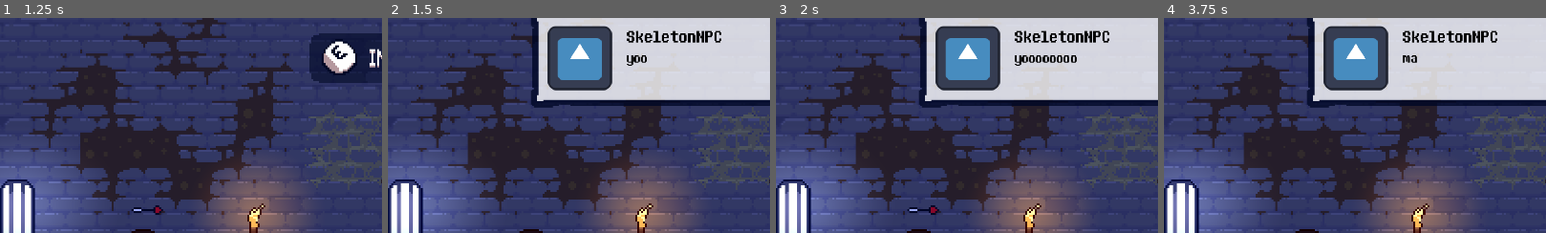
Above: before the commit, frames 1-4 (left to right).
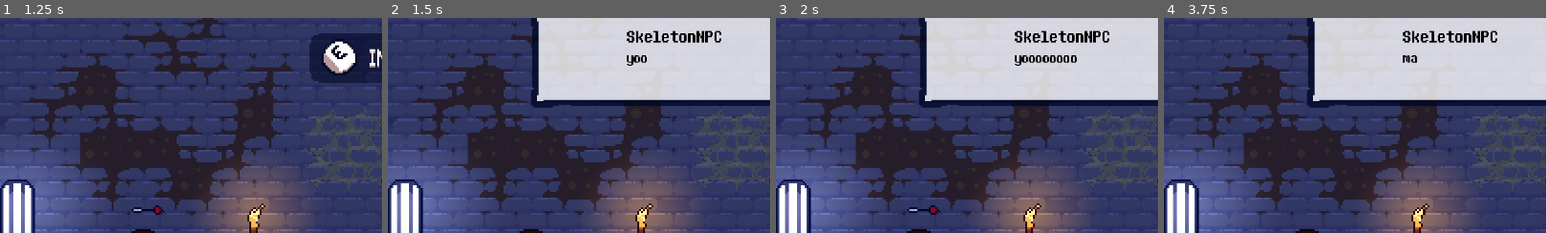
Above: after the commit, the same moments.

Repository: Lukko-Digital/You-Made-The-Dungeon
Game: Godot game, scene res://scenes/level1.tscn
The game is run twice, just before and just after one commit, with the same random seed, the same clock (stepped at 60 frames per second) and the same inputs. The engine's default icon, where the game draws it, is replaced by a stand-in: a white triangle on a blue panel in a dark square.
Inputs:
- Up to frame 1 (1.25 s): hold D (right) from 0.53 s (still down); tap E (interact) at 0.6 s; tap Space (jump) at 0.77 s
- Up to frame 2 (1.5 s): keep holding D (right); tap E (interact) at 1.35 s
- Up to frame 3 (2 s): keep holding D (right); tap Space (jump) at 1.52 s
- Up to frame 4 (3.75 s): release D (right) at 2.03 s; hold A (left) 2.03-2.78 s; tap E (interact) at 2.1, 2.85, 3.6 s; hold D (right) from 2.78 s (still down); tap Space (jump) at 3.02 s
The pictures show only the part of the screen within x 0-50%, y 10-60%; the shares and areas given below are measured in that part.

Frame 1 is identical in both runs. In frame 2, 5.0% of the frame differs, in the area x 41-59%, y 3-34%; in frame 3, 5.0%; in frame 4, 5.0%.
Error in both runs: Invalid assignment of property or key 'parameters/conditions/not_shot' with value of type 'bool' on a base object of type 'AnimationTree'. (res://scripts/playe…

Commit message:
dialogue portrait changes with the speaker

Diff:
--- a/scenes/ui.tscn
+++ b/scenes/ui.tscn
@@ -136,7 +136,7 @@
 custom_minimum_size = Vector2(40, 0)
 layout_mode = 2
 
-[node name="TextureRect" type="TextureRect" parent="HBoxContainer/VBoxContainer/MarginContainer2/DialogueBox/VBoxContainer/HBoxContainer"]
+[node name="Portrait" type="TextureRect" parent="HBoxContainer/VBoxContainer/MarginContainer2/DialogueBox/VBoxContainer/HBoxContainer"]
 custom_minimum_size = Vector2(161, 0)
 layout_mode = 2
 texture = ExtResource("6_e10rv")
--- a/scripts/ui.gd
+++ b/scripts/ui.gd
@@ -17,6 +17,7 @@
 @onready var dialogue_box: NinePatchRect = $HBoxContainer/VBoxContainer/MarginContainer2/DialogueBox
 @onready var name_label: Label = $HBoxContainer/VBoxContainer/MarginContainer2/DialogueBox/VBoxContainer/HBoxContainer/Text/Name
 @onready var dialogue_label: Label = 	$HBoxContainer/VBoxContainer/MarginContainer2/DialogueBox/VBoxContainer/HBoxContainer/Text/Dialogue
+@onready var portrait: TextureRect = $HBoxContainer/VBoxContainer/MarginContainer2/DialogueBox/VBoxContainer/HBoxContainer/Portrait
 @onready var text_timer: Timer = $HBoxContainer/VBoxContainer/MarginContainer2/DialogueBox/TextTimer
 @onready var dialogue_noise: AudioStreamPlayer = $HBoxContainer/VBoxContainer/MarginContainer2/DialogueBox/AudioStreamPlayer
 
@@ -88,8 +89,10 @@
 	dialogue_prompt.hide()
 
 	# set text
-	name_label.text = dialogue_list[current_dialogue_idx]["Name"]
+	var name = dialogue_list[current_dialogue_idx]["Name"]
+	name_label.text = name
 	dialogue_label.text = dialogue_list[current_dialogue_idx]["Text"]
+	portrait.texture = load("res://assets/portraits/%s.webp" % name)
 
 	# animation
 	dialogue_label.visible_characters = 0
Binary file added: assets/portraits/Me.webp
Not shown: 1 places in scenes/ui.tscn that only renumber resources
